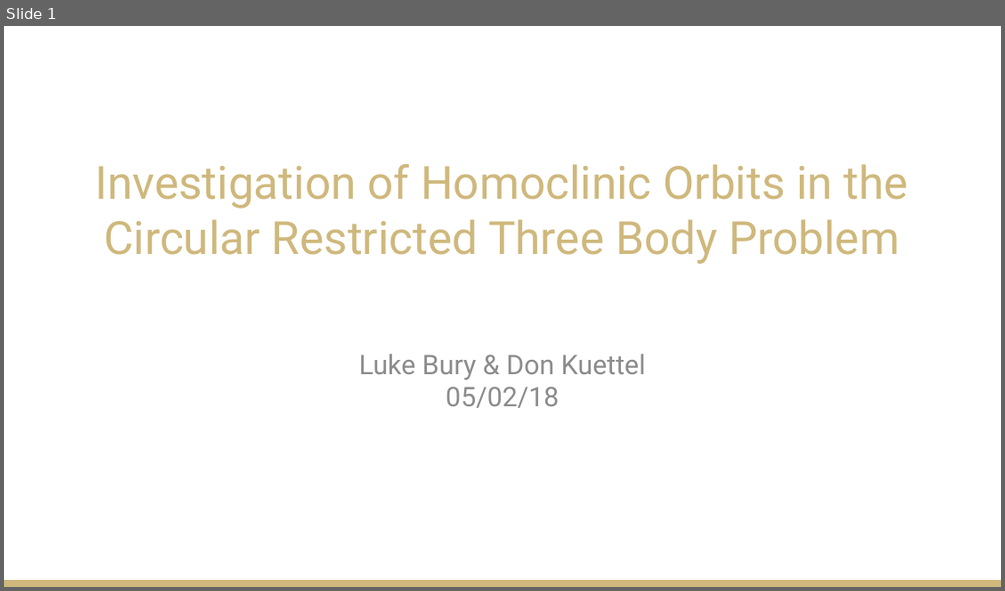
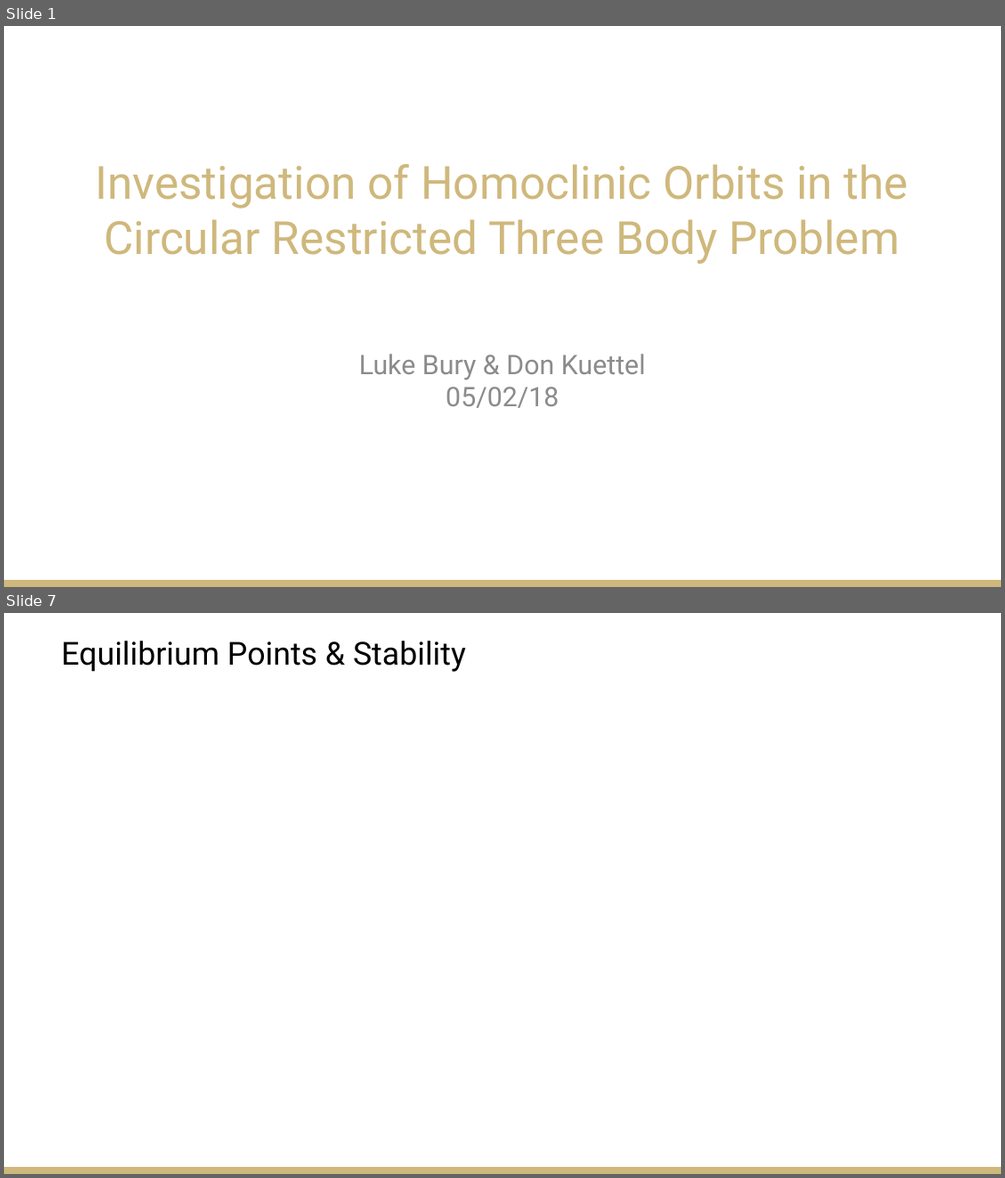
Before and after one commit to LukeBury/appm5460_proposal, a slide deck: Presentation/FinalPresentation_APPM5460_LBDK.pptx. Shown one above the other, each under a label of ours: slide 1 before the commit, slides 1 and 7 after it; the slides between them are not shown. The pictures are 1005x591 and 1005x1178 pixels, drawn with LibreOffice and Linux fonts; fonts in the diff are those of the drawing; background and template pictures are left out. Boxes give left, top, right and bottom in pixels: in the first picture for what was removed or moved away, otherwise in the second. Text is boxed around its words. In the diff, an @@ line names an element or a change of style, - is before the commit and + after.

```diff
--- a/Presentation/FinalPresentation_APPM5460_LBDK.pptx
+++ b/Presentation/FinalPresentation_APPM5460_LBDK.pptx
@@ slide 7 added at box(4, 613, 1001, 1174), background #FFFFFF; not listed: 1 template element that a slide beside it also shows @@
@@ title added at box(61, 641, 466, 672), 30.6 pt, text #000000 @@
+Equilibrium Points & Stability
```
Also in this commit, not shown: 9 other slides added, 1 slide removed.
